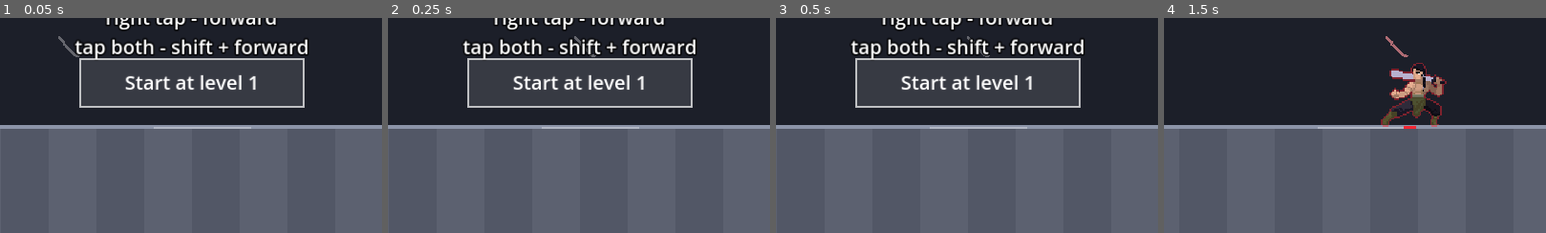
Above: before the commit, frames 1-4 (left to right).
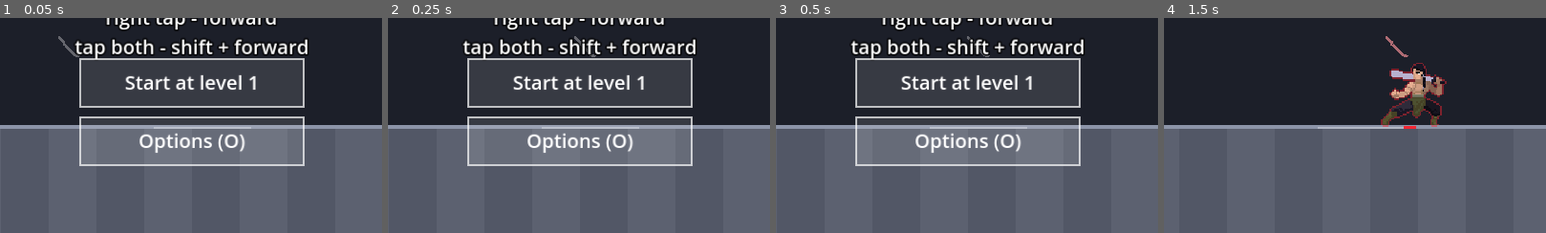
Above: after the commit, the same moments.

Repository: fredsbreads/game-off
Game: Godot game, scene res://scenes/main.tscn
The game is run twice, just before and just after one commit, with the same random seed, the same clock (stepped at 60 frames per second) and the same inputs. Sound files missing from this copy of the repository are replaced by a short silence.
Inputs (mouse positions are % of the whole screen's width and height, from its top left):
- Up to frame 1 (0.05 s): no input
- Up to frame 2 (0.25 s): no input
- Up to frame 3 (0.5 s): no input
- Up to frame 4 (1.5 s): tap Enter at 0.5, 0.8, 1.35 s; move the mouse to (72, 45) at 0.52 s; hold Right 0.53-1.28 s; tap O at 0.6 s; click (72, 45) at 0.67 s; tap Space at 0.77, 1.07 s; move the mouse to (30, 55) at 1.27 s; hold Down from 1.28 s (still down); click (30, 55) at 1.42 s
The pictures show only the part of the screen within x 25-75%, y 50-100%; the shares and areas given below are measured in that part.

The runs differ from the first frame. In frame 1, 4.2% of the frame differs, in the area x 20-80%, y 45-69%; in frame 2, 4.2%; in frame 3, 4.2%; in frame 4, nothing differs.

Commit message:
Options screen (start and pause screens): flawless colour, music and sound volume, screen shake, soft flashes, reset; saved

Diff:
--- a/scripts/camera_rig.gd
+++ b/scripts/camera_rig.gd
@@ -106,7 +106,7 @@
 
 func shake(duration: float, strength: float) -> void:
 	_shake_time = maxf(_shake_time, duration)
-	_shake_strength = maxf(_shake_strength, strength * SHAKE_SCALE)
+	_shake_strength = maxf(_shake_strength, strength * SHAKE_SCALE * Settings.shake)   # (the Screen shake option)
 
 
 func _punch_amount() -> float:
--- a/scripts/hud.gd
+++ b/scripts/hud.gd
@@ -50,8 +50,11 @@
 # Practice mode toggle on the pause screen (N on a keyboard), plus a small
 # note in the corner while enemies are off.
 var _enemies_button: Control
-# Her level-10 colour (Palette), stepped through on the pause screen.
-var _colour_button: Control
+# Opens the Options screen (on the start screen and the pause screen).
+var _options_button: Control
+var _on_pause_screen := false
+## The Options screen itself (main.gd passes it presses while it's open).
+var options: OptionsMenu
 # The start screen's "Start at level" choice (1 or 5).
 var _level_button: Control
 var _start_level := 1
@@ -172,12 +175,12 @@
 	_enemies_button.visible = false
 	_enemies_button.draw.connect(_draw_enemies_button)
 	add_child(_enemies_button)
-	_colour_button = Control.new()
-	_colour_button.mouse_filter = Control.MOUSE_FILTER_IGNORE
-	_colour_button.size = FLIP_BUTTON_SIZE
-	_colour_button.visible = false
-	_colour_button.draw.connect(_draw_colour_button)
-	add_child(_colour_button)
+	_options_button = Control.new()
+	_options_button.mouse_filter = Control.MOUSE_FILTER_IGNORE
+	_options_button.size = FLIP_BUTTON_SIZE
+	_options_button.visible = false
+	_options_button.draw.connect(_draw_options_button)
+	add_child(_options_button)
 	_level_button = Control.new()
 	_level_button.mouse_filter = Control.MOUSE_FILTER_IGNORE
 	_level_button.size = FLIP_BUTTON_SIZE
@@ -188,6 +191,9 @@
 	_enemies_off_label.text = "NO ENEMIES (N)"
 	_enemies_off_label.add_theme_color_override("font_color", Color(1, 1, 1, 0.6))
 	_enemies_off_label.visible = false
+
+	options = OptionsMenu.new()
+	add_child(options)   # over everything but the "turn your phone" screen
 
 	_rotate = _rect(Color(0.05, 0.05, 0.07, 1))
 	_rotate.set_anchors_and_offsets_preset(Control.PRESET_FULL_RECT)
@@ -232,8 +238,8 @@
 	# The pause screen's buttons, side by side under the message (so they fit
 	# on an upright phone too).
 	var shown: Array[Control] = []
-	for b in [_flip_button, _enemies_button, _colour_button]:
-		if b.visible:
+	for b in [_flip_button, _enemies_button, _options_button]:
+		if b.visible and _on_pause_screen:
 			shown.append(b)
 	var gap := 16.0
 	var row := shown.size() * FLIP_BUTTON_SIZE.x + maxf(shown.size() - 1, 0) * gap
@@ -242,6 +248,8 @@
 		b.position = Vector2(x, view.y * 0.5 + 55.0)
 		x += FLIP_BUTTON_SIZE.x + gap
 	_level_button.position = Vector2((view.x - FLIP_BUTTON_SIZE.x) / 2.0, view.y * 0.5 + 55.0)
+	if not _on_pause_screen:   # the start screen: under the level choice (if it's there)
+		_options_button.position = _level_button.position + Vector2(0, (FLIP_BUTTON_SIZE.y + 14.0) if _level_button.visible else 0.0)
 
 
 ## True on a phone/tablet held sideways in the browser: play is upright there.
@@ -477,8 +485,8 @@
 	_pause_button.visible = not paused
 	_flip_button.visible = paused and can_flip
 	_enemies_button.visible = paused
-	_colour_button.visible = paused
-	_colour_button.queue_redraw()
+	_on_pause_screen = paused
+	_options_button.visible = paused
 	if paused:
 		_message_before_pause = _message.text
 		_message_visible_before_pause = _message.visible
@@ -510,26 +518,24 @@
 	_enemies_button.draw_string(font, Vector2((s.x - w) / 2.0, s.y / 2.0 + size * 0.35), text, HORIZONTAL_ALIGNMENT_LEFT, -1, size, Color.WHITE)
 
 
-func colour_button_contains(pos: Vector2) -> bool:
-	return _colour_button.visible and _colour_button.get_rect().grow(10.0).has_point(pos)
-
-
-func refresh_colour_button() -> void:
-	_colour_button.queue_redraw()
-
-
-func _draw_colour_button() -> void:
+func options_button_contains(pos: Vector2) -> bool:
+	return _options_button.visible and not options.visible and _options_button.get_rect().grow(10.0).has_point(pos)
+
+
+## The start screen's Options button (shown with the start message).
+func set_options_button_visible(value: bool) -> void:
+	_options_button.visible = value
+
+
+func _draw_options_button() -> void:
 	var s := FLIP_BUTTON_SIZE
-	_colour_button.draw_rect(Rect2(Vector2.ZERO, s), Color(1, 1, 1, 0.12))
-	_colour_button.draw_rect(Rect2(Vector2.ZERO, s), Color(1, 1, 1, 0.7), false, 2.0)
-	var sw := Rect2(Vector2(16, 14), Vector2(36, s.y - 28))
-	_colour_button.draw_rect(sw, Palette.swatch())
+	_options_button.draw_rect(Rect2(Vector2.ZERO, s), Color(1, 1, 1, 0.12))
+	_options_button.draw_rect(Rect2(Vector2.ZERO, s), Color(1, 1, 1, 0.7), false, 2.0)
 	var font := ThemeDB.fallback_font
-	var text := "Color: " + Palette.colour_name.capitalize()
-	var size := 24
+	var text := "Options (O)"
+	var size := 26
 	var w := font.get_string_size(text, HORIZONTAL_ALIGNMENT_LEFT, -1, size).x
-	var left := sw.end.x + 10.0
-	_colour_button.draw_string(font, Vector2(left + (s.x - left - w) / 2.0, s.y / 2.0 + size * 0.35), text, HORIZONTAL_ALIGNMENT_LEFT, -1, size, Color.WHITE)
+	_options_button.draw_string(font, Vector2((s.x - w) / 2.0, s.y / 2.0 + size * 0.35), text, HORIZONTAL_ALIGNMENT_LEFT, -1, size, Color.WHITE)
 
 
 func flip_button_contains(pos: Vector2) -> bool:
@@ -559,6 +565,7 @@
 func hide_message() -> void:
 	_message.visible = false
 	_level_button.visible = false
+	_options_button.visible = false
 
 
 ## The colour-change wave at screen x `x` (0..1, right to left), in
@@ -591,6 +598,7 @@
 	if _flash_tween:
 		_flash_tween.kill()
 	_flash.color = color
+	_flash.color.a *= Settings.flashes   # the Screen flashes option
 	_flash_tween = create_tween()
 	_flash_tween.tween_property(_flash, "color:a", 0.0, duration)
 
--- a/scripts/main.gd
+++ b/scripts/main.gd
@@ -231,6 +231,7 @@
 	for node in [level, fx, cam, freeze_effect, $EnemyLayer, $PlayerLayer]:
 		node.process_mode = Node.PROCESS_MODE_PAUSABLE
 	hud.process_mode = Node.PROCESS_MODE_ALWAYS
+	Settings.load_all()   # the player's options (and the Music / SFX buses)
 	_kill_sound = AudioStreamPlayer.new()
 	_kill_sound.stream = preload("res://assets/sounds/saber_cut.ogg")
 	_kill_sound.max_polyphony = 6   # chained kills overlap
@@ -294,6 +295,10 @@
 	_warn_sound = AudioStreamPlayer.new()
 	_warn_sound.stream = preload("res://assets/sounds/knight_warn.ogg")
 	add_child(_warn_sound)
+	for c in get_children():   # every sound effect follows the Sound effects volume
+		if c is AudioStreamPlayer:
+			(c as AudioStreamPlayer).bus = "SFX"
+	hud.options.changed.connect(_on_option_changed)
 	if not OS.get_cmdline_user_args().is_empty():
 		debug = DebugTools.new()
 		debug.main = self
@@ -301,7 +306,6 @@
 	if LEVEL_CHOICE and progression.level == 1:   # (not set by the debug --level option)
 		progression.level = _load_setting("start_level", 1)
 		level.level = progression.level
-	Palette.use_colour(_load_colour())   # the one picked last (pause screen / C), else COLOUR
 	Palette.set_pink(0.0)   # every run starts red (her colour is the streak reward)
 	player.x = START_X
 	level.start_x = START_X
@@ -336,6 +340,7 @@
 	cam.snap(player.x)
 	best_score = _load_best()
 	hud.show_start(best_score)
+	hud.set_options_button_visible(true)
 	_prewarm()
 	if LEVEL_CHOICE:
 		hud.show_level_choice(progression.level)
@@ -360,18 +365,24 @@
 	# Only real new presses do anything: no key repeats, no fake click after a tap.
 	if not _is_fresh_press(event):
 		return
+	# The Options screen, while it's open, takes every press.
+	if hud.options.visible:
+		get_viewport().set_input_as_handled()
+		if event is InputEventKey or event is InputEventScreenTouch or event is InputEventMouseButton:
+			hud.options.handle(event, Vector2.ZERO if event is InputEventKey else _screen_pos(event))
+		return
+	if (get_tree().paused or state == State.READY) and _is_options_press(event):
+		get_viewport().set_input_as_handled()
+		if state == State.READY:
+			_start_music()   # (so its volume can be heard while it's set)
+		hud.options.open()
+		return
 	if get_tree().paused:
 		# The "Flip screen" button (upright phones) turns the game 180 degrees.
 		var tap: bool = (event is InputEventScreenTouch or event is InputEventMouseButton) and event.pressed
 		if tap and hud.flip_button_contains(_screen_pos(event)):
 			get_viewport().set_input_as_handled()
 			JavaScriptBridge.eval("window.redFlashSetFlip(!window.redFlashFlip)", true)
-			return
-		if tap and hud.colour_button_contains(_screen_pos(event)):
-			get_viewport().set_input_as_handled()
-			Palette.next_colour()
-			_save_colour()
-			hud.refresh_colour_button()
 			return
 		if (tap and hud.enemies_button_contains(_screen_pos(event))) or _is_enemies_key(event):
 			get_viewport().set_input_as_handled()
@@ -425,6 +436,22 @@
 		State.OVER:
 			if _state_time >= RETRY_DELAY:
 				get_tree().reload_current_scene()
+
+
+## The Options button (start screen, pause screen), or the O key.
+func _is_options_press(event: InputEvent) -> bool:
+	if event is InputEventKey:
+		return event.pressed and event.physical_keycode == KEY_O
+	var touch: bool = event is InputEventScreenTouch and event.pressed
+	var click: bool = event is InputEventMouseButton and event.pressed and event.button_index == MOUSE_BUTTON_LEFT
+	return (touch or click) and hud.options_button_contains(_screen_pos(event))
+
+
+## An option changed on the Options screen: a sound previews the new
+## sound-effects volume.
+func _on_option_changed(key: String) -> void:
+	if key == "sfx" or key == "reset":
+		_perfect_sound.play()
 
 
 func _set_paused(value: bool) -> void:
@@ -1037,8 +1064,8 @@
 ## in Palette.COLOURS (shown at once, at any level, with its name).
 func _cycle_colour() -> void:
 	var name := Palette.next_colour()
-	_save_colour()
-	hud.refresh_colour_button()
+	Settings.colour = name
+	Settings.save_all()
 	Palette.set_pink(1.0)
 	var above := Vector2(player.x * Rules.TILE, Rules.body_center_y(player.row) - Rules.TILE * 1.8)
 	if player.row == Rules.Row.CEILING:
@@ -1858,21 +1885,10 @@
 		music.stream = stream
 		music.volume_db = MUSIC_DB
 		music.process_mode = Node.PROCESS_MODE_ALWAYS
+		music.bus = "Music"   # (the Music volume)
 		get_tree().root.add_child(music)
 	if not music.playing:
 		music.play()
-
-
-## Her level-10 colour (picked on the pause screen) is kept between visits.
-func _save_colour() -> void:
-	var cfg := ConfigFile.new()
-	cfg.load(SAVE_PATH)
-	cfg.set_value("settings", "colour", Palette.colour_name)
-	cfg.save(SAVE_PATH)
-
-
-func _load_colour() -> String:
-	return String(_load_setting("colour", Palette.colour_name))
 
 
 func _load_setting(key: String, default: Variant) -> Variant:
--- /dev/null
+++ b/scripts/options_menu.gd
@@ -0,0 +1,199 @@
+class_name OptionsMenu
+extends Control
+## The Options screen (from the start screen or the pause screen). Drawn in
+## code like the HUD's buttons; main.gd passes it every press while it's
+## open (touch doesn't emulate mouse in this project, so it hit-tests taps
+## itself). Every change takes effect and is saved at once (Settings).
+##
+## Tap a row's value (or the row) to step it: the left part steps back, the
+## rest steps on. Keys: Up/Down (W/S) pick a row, Left/Right (A/D) change it,
+## Enter/Space steps it or presses it, Esc/O/P go back.
+
+signal closed
+## A setting just changed (main plays a sound to preview the sound volume).
+signal changed(key: String)
+
+const ROW_H := 52.0
+const ROW_GAP := 6.0
+const WIDTH := 700.0
+const TITLE_H := 64.0
+const LABEL_SIZE := 24
+const VALUE_W := 330.0   # the value's part of a row (on the right)
+
+const STEPS_VOLUME := [0.0, 0.1, 0.2, 0.3, 0.4, 0.5, 0.6, 0.7, 0.8, 0.9, 1.0]
+const STEPS_SHAKE := [0.0, 0.25, 0.5, 0.75, 1.0]
+
+# key, label (actions have no key; their label is the button text)
+var _rows := [
+	{"key": "colour", "label": "Flawless colour"},
+	{"key": "music", "label": "Music"},
+	{"key": "sfx", "label": "Sound effects"},
+	{"key": "shake", "label": "Screen shake"},
+	{"key": "flashes", "label": "Screen flashes"},
+	{"action": "reset", "label": "Reset to defaults"},
+	{"action": "back", "label": "Back"},
+]
+var _selected := 0
+## Shown with the keyboard highlight only once a key has been used.
+var _keyboard := false
+
+
+func _ready() -> void:
+	mouse_filter = Control.MOUSE_FILTER_IGNORE
+	set_anchors_and_offsets_preset(Control.PRESET_FULL_RECT)
+	visible = false
+
+
+func open() -> void:
+	_selected = 0
+	_keyboard = false
+	visible = true
+	queue_redraw()
+
+
+func close() -> void:
+	visible = false
+	closed.emit()
+
+
+func _process(_delta: float) -> void:
+	if visible:
+		queue_redraw()   # (the view can change size: phones turning)
+
+
+# --- input (from main.gd) ---------------------------------------------------
+
+## A fresh press while the menu is open; `pos` = its game-screen position
+## (taps and clicks only).
+func handle(event: InputEvent, pos: Vector2) -> void:
+	if event is InputEventKey:
+		_keyboard = true
+		match event.physical_keycode:
+			KEY_UP, KEY_W: _selected = posmod(_selected - 1, _rows.size())
+			KEY_DOWN, KEY_S: _selected = posmod(_selected + 1, _rows.size())
+			KEY_LEFT, KEY_A: _step(_selected, -1)
+			KEY_RIGHT, KEY_D, KEY_ENTER, KEY_KP_ENTER, KEY_SPACE: _step(_selected, 1)
+			KEY_ESCAPE, KEY_O, KEY_P, KEY_BACKSPACE: close()
+		queue_redraw()
+		return
+	if not (event is InputEventScreenTouch or event is InputEventMouseButton):
+		return
+	for i in _rows.size():
+		var r := _row_rect(i)
+		if r.grow_individual(0, ROW_GAP / 2.0, 0, ROW_GAP / 2.0).has_point(pos):
+			_selected = i
+			# The value's left third steps back; anywhere else steps on.
+			var back: bool = _rows[i].has("key") and pos.x < r.end.x - VALUE_W + VALUE_W / 3.0 and pos.x >= r.end.x - VALUE_W
+			_step(i, -1 if back else 1)
+			queue_redraw()
+			return
+
+
+func _step(i: int, dir: int) -> void:
+	var row: Dictionary = _rows[i]
+	if row.has("action"):
+		if dir < 0:
+			return
+		match row["action"]:
+			"reset":
+				Settings.reset()
+				changed.emit("reset")
+			"back":
+				close()
+		return
+	var key: String = row["key"]
+	var values := _values(key)
+	var at := values.find(Settings.get_value(key))
+	if at == -1:   # (a saved value between steps: the nearest one)
+		at = _nearest(values, Settings.get_value(key))
+	# Colours and flashes go round; volumes and shake stop at their ends.
+	var to := posmod(at + dir, values.size()) if key in ["colour", "flashes"] else clampi(at + dir, 0, values.size() - 1)
+	if to == at:
+		return
+	Settings.set_value(key, values[to])
+	Settings.apply()
+	Settings.save_all()
+	changed.emit(key)
+
+
+func _values(key: String) -> Array:
+	match key:
+		"colour": return ["default"] + Palette.COLOURS.keys()
+		"music", "sfx": return STEPS_VOLUME
+		"shake": return STEPS_SHAKE
+		"flashes": return [1.0, Settings.FLASH_SOFT]
+	return []
+
+
+func _nearest(values: Array, v: Variant) -> int:
+	if not (v is float or v is int):
+		return 0
+	var best := 0
+	for i in values.size():
+		if absf(float(values[i]) - float(v)) < absf(float(values[best]) - float(v)):
+			best = i
+	return best
+
+
+func _value_text(key: String) -> String:
+	var v: Variant = Settings.get_value(key)
+	match key:
+		"colour":
+			return ("Default (%s)" % Palette.COLOUR.capitalize()) if v == "default" else String(v).capitalize()
+		"music", "sfx", "shake":
+			return "Off" if float(v) <= 0.001 else "%d%%" % roundi(float(v) * 100.0)
+		"flashes":
+			return "Full" if float(v) >= 0.99 else "Soft"
+	return ""
+
+
+# --- drawing ---------------------------------------------------------------
+
+func _top() -> float:
+	var h := TITLE_H + _rows.size() * (ROW_H + ROW_GAP)
+	return maxf((size.y - h) / 2.0, 8.0)
+
+
+func _row_rect(i: int) -> Rect2:
+	var w := minf(WIDTH, size.x - 32.0)
+	return Rect2(Vector2((size.x - w) / 2.0, _top() + TITLE_H + i * (ROW_H + ROW_GAP)), Vector2(w, ROW_H))
+
+
+func _draw() -> void:
+	draw_rect(Rect2(Vector2.ZERO, size), Color(0.02, 0.02, 0.03, 0.88))
+	var font := ThemeDB.fallback_font
+	var title := "OPTIONS"
+	var tw := font.get_string_size(title, HORIZONTAL_ALIGNMENT_LEFT, -1, 36).x
+	draw_string(font, Vector2((size.x - tw) / 2.0, _top() + 40.0), title, HORIZONTAL_ALIGNMENT_LEFT, -1, 36, Color.WHITE)
+	for i in _rows.size():
+		var row: Dictionary = _rows[i]
+		var r := _row_rect(i)
+		var picked := _keyboard and i == _selected
+		var text_y := r.position.y + r.size.y / 2.0 + LABEL_SIZE * 0.35
+		if row.has("action"):
+			# A button, centred.
+			var bw := 300.0
+			var b := Rect2(Vector2(r.position.x + (r.size.x - bw) / 2.0, r.position.y), Vector2(bw, r.size.y))
+			draw_rect(b, Color(1, 1, 1, 0.2 if picked else 0.1))
+			draw_rect(b, Color(1, 1, 1, 0.95 if picked else 0.6), false, 2.0)
+			var w := font.get_string_size(row["label"], HORIZONTAL_ALIGNMENT_LEFT, -1, LABEL_SIZE).x
+			draw_string(font, Vector2(b.position.x + (bw - w) / 2.0, text_y), row["label"], HORIZONTAL_ALIGNMENT_LEFT, -1, LABEL_SIZE, Color.WHITE)
+			continue
+		draw_rect(r, Color(1, 1, 1, 0.14 if picked else 0.06))
+		if picked:
+			draw_rect(r, Color(1, 1, 1, 0.9), false, 2.0)
+		draw_string(font, Vector2(r.position.x + 18.0, text_y), row["label"], HORIZONTAL_ALIGNMENT_LEFT, -1, LABEL_SIZE, Color(1, 1, 1, 0.85))
+		# The value, between arrows.
+		var vx := r.end.x - VALUE_W
+		var arrow := Color(1, 1, 1, 0.7)
+		draw_string(font, Vector2(vx + 10.0, text_y), "<", HORIZONTAL_ALIGNMENT_LEFT, -1, LABEL_SIZE, arrow)
+		draw_string(font, Vector2(r.end.x - 26.0, text_y), ">", HORIZONTAL_ALIGNMENT_LEFT, -1, LABEL_SIZE, arrow)
+		var key: String = row["key"]
+		var text := _value_text(key)
+		var vw := font.get_string_size(text, HORIZONTAL_ALIGNMENT_LEFT, -1, LABEL_SIZE).x
+		var left := vx + (VALUE_W - vw) / 2.0
+		if key == "colour":
+			var sw := Rect2(Vector2(vx + 34.0, r.position.y + 12.0), Vector2(26.0, r.size.y - 24.0))
+			draw_rect(sw, Palette.swatch())
+			left = maxf(left, sw.end.x + 10.0)
+		draw_string(font, Vector2(left, text_y), text, HORIZONTAL_ALIGNMENT_LEFT, -1, LABEL_SIZE, Color.WHITE)
--- /dev/null
+++ b/scripts/settings.gd
@@ -0,0 +1,92 @@
+class_name Settings
+extends RefCounted
+## The player's options (the Options screen, see OptionsMenu), kept between
+## visits in the save file (main.gd SAVE_PATH, section "settings"). In the
+## browser the file lives in the browser's storage for the game's site, so it
+## lasts as long as the player doesn't clear it (private windows forget it).
+
+const SAVE_PATH := "user://save.cfg"
+
+## Her flawless colour: "default" = Palette.COLOUR, else a name in Palette.COLOURS.
+static var colour := "default"
+## Volumes, 0 (off) to 1 (as mixed).
+static var music := 1.0
+static var sfx := 1.0
+## Screen shake, 0 (none) to 1 (as tuned).
+static var shake := 1.0
+## Full-screen flashes: 1 = as tuned, FLASH_SOFT = gentler.
+static var flashes := 1.0
+const FLASH_SOFT := 0.3
+
+const DEFAULTS := {"colour": "default", "music": 1.0, "sfx": 1.0, "shake": 1.0, "flashes": 1.0}
+
+
+static func load_all() -> void:
+	var cfg := ConfigFile.new()
+	cfg.load(SAVE_PATH)   # (missing on a first visit: every value stays default)
+	colour = String(cfg.get_value("settings", "colour", DEFAULTS["colour"]))
+	music = float(cfg.get_value("settings", "music", DEFAULTS["music"]))
+	sfx = float(cfg.get_value("settings", "sfx", DEFAULTS["sfx"]))
+	shake = float(cfg.get_value("settings", "shake", DEFAULTS["shake"]))
+	flashes = float(cfg.get_value("settings", "flashes", DEFAULTS["flashes"]))
+	apply()
+
+
+static func save_all() -> void:
+	var cfg := ConfigFile.new()
+	cfg.load(SAVE_PATH)   # keep the best score and the rest
+	for key in DEFAULTS:
+		cfg.set_value("settings", key, get_value(key))
+	cfg.save(SAVE_PATH)
+
+
+static func reset() -> void:
+	for key in DEFAULTS:
+		set_value(key, DEFAULTS[key])
+	apply()
+	save_all()
+
+
+static func get_value(key: String) -> Variant:
+	match key:
+		"colour": return colour
+		"music": return music
+		"sfx": return sfx
+		"shake": return shake
+		"flashes": return flashes
+	return null
+
+
+static func set_value(key: String, value: Variant) -> void:
+	match key:
+		"colour": colour = String(value)
+		"music": music = float(value)
+		"sfx": sfx = float(value)
+		"shake": shake = float(value)
+		"flashes": flashes = float(value)
+
+
+## Puts every setting into effect.
+static func apply() -> void:
+	_ensure_buses()
+	_set_bus("Music", music)
+	_set_bus("SFX", sfx)
+	Palette.use_colour(Palette.COLOUR if colour == "default" or not Palette.COLOURS.has(colour) else colour)
+
+
+## Two buses under Master: the music plays on "Music", every sound effect on
+## "SFX" (main.gd sets each player's bus).
+static func _ensure_buses() -> void:
+	for bus in ["Music", "SFX"]:
+		if AudioServer.get_bus_index(bus) == -1:
+			AudioServer.add_bus()
+			var i := AudioServer.bus_count - 1
+			AudioServer.set_bus_name(i, bus)
+			AudioServer.set_bus_send(i, "Master")
+
+
+static func _set_bus(bus: String, volume: float) -> void:
+	var i := AudioServer.get_bus_index(bus)
+	AudioServer.set_bus_mute(i, volume <= 0.001)
+	# Squared, so the steps sound even (50% is about half as loud, not barely quieter).
+	AudioServer.set_bus_volume_db(i, linear_to_db(maxf(volume * volume, 0.000001)))
